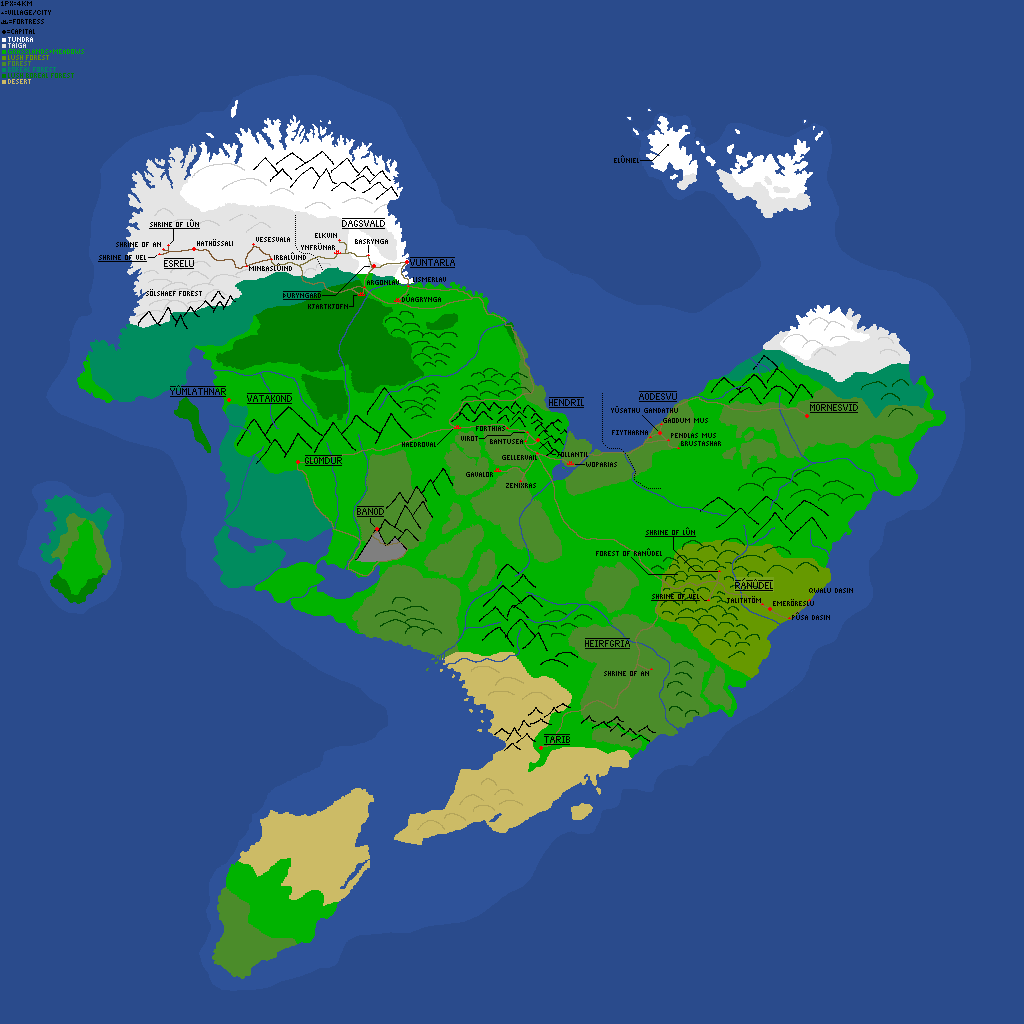
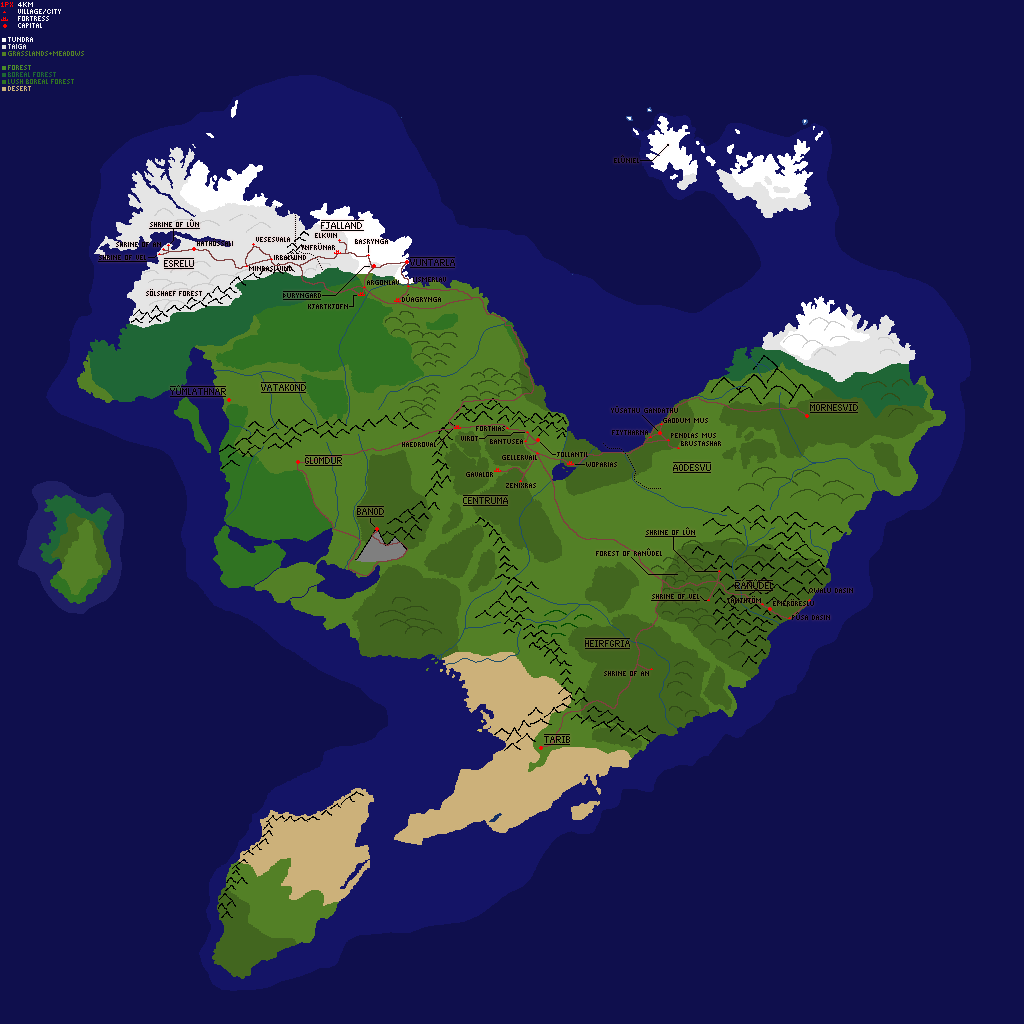
Revision of a layered 1024x1024 image; what changed, layer by layer:
painted on "names" over [247, 218, 774, 592]
added layer "names copy" (50%) above "roads" over [94, 140, 862, 749]
painted on "roads" over [161, 241, 810, 747]
painted on "Background" over [0, 0, 1024, 1024]
